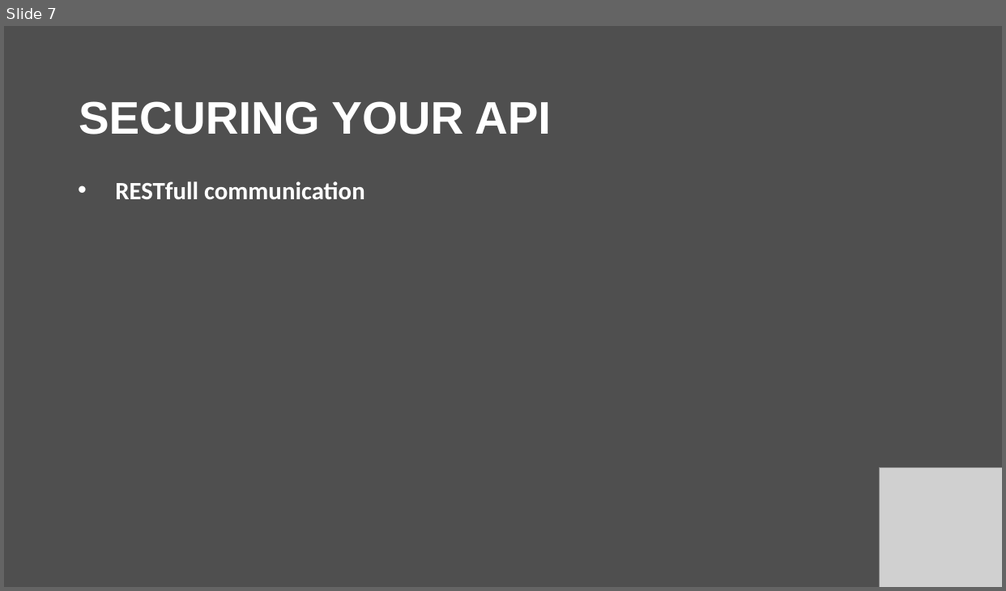
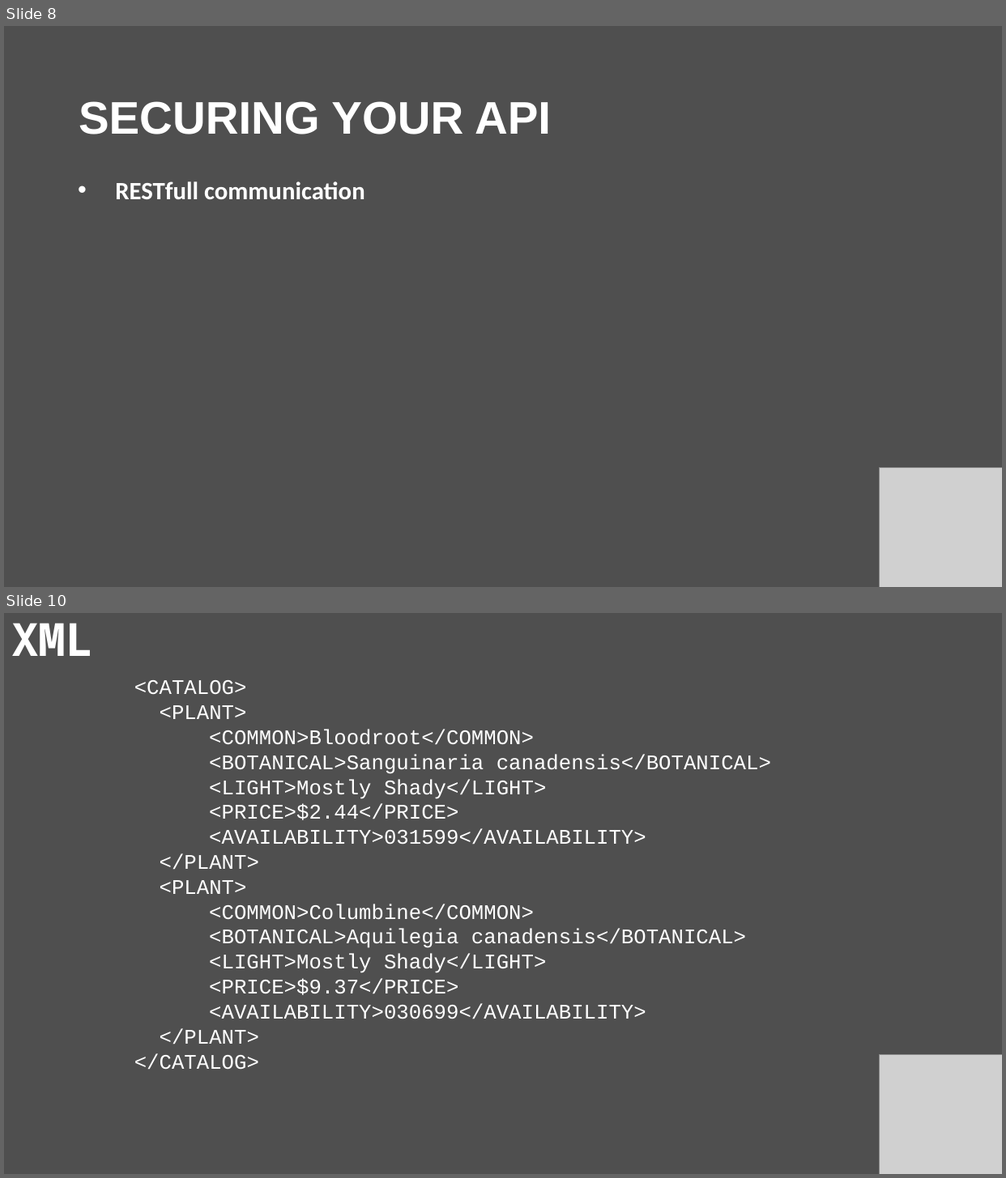
Before and after one commit to muratcanozdemir/python_api, a slide deck: presentation_python_API.pptx. Shown one above the other, each under a label of ours: slide 7 before the commit, slides 8 and 10 after it; the slides between them are not shown. The pictures are 1006x591 and 1006x1178 pixels, drawn with LibreOffice and Linux fonts; fonts in the diff are those of the drawing; grey boxes stand for pictures. Boxes give left, top, right and bottom in pixels: in the first picture for what was removed or moved away, otherwise in the second. Text is boxed around its words. In the diff, an @@ line names an element or a change of style, - is before the commit and + after.

```diff
--- a/presentation_python_API.pptx
+++ b/presentation_python_API.pptx
@@ slide 10 added at [4,613,1002,1174], background #000000 at 69% opacity @@
@@ title added at [11,623,94,656], 44 pt, text #FFFFFF, bold @@
+XML
@@ text added at [134,680,771,1070], 20 pt, text #FFFFFF @@
+<CATALOG>
+<PLANT>
+<COMMON>Bloodroot</COMMON>
+<BOTANICAL>Sanguinaria canadensis</BOTANICAL>
+<LIGHT>Mostly Shady</LIGHT>
+<PRICE>$2.44</PRICE>
+<AVAILABILITY>031599</AVAILABILITY>
+</PLANT>
+<PLANT>
+<COMMON>Columbine</COMMON>
+<BOTANICAL>Aquilegia canadensis</BOTANICAL>
+<LIGHT>Mostly Shady</LIGHT>
+<PRICE>$9.37</PRICE>
+<AVAILABILITY>030699</AVAILABILITY>
+</PLANT>
+</CATALOG>
@@ picture added at [879,1055,1002,1174] @@
@@ what was slide 7 is now slide 8 @@
```
Also in this commit, not shown: 3 slides changed, 7 other slides added, 15 other files.
